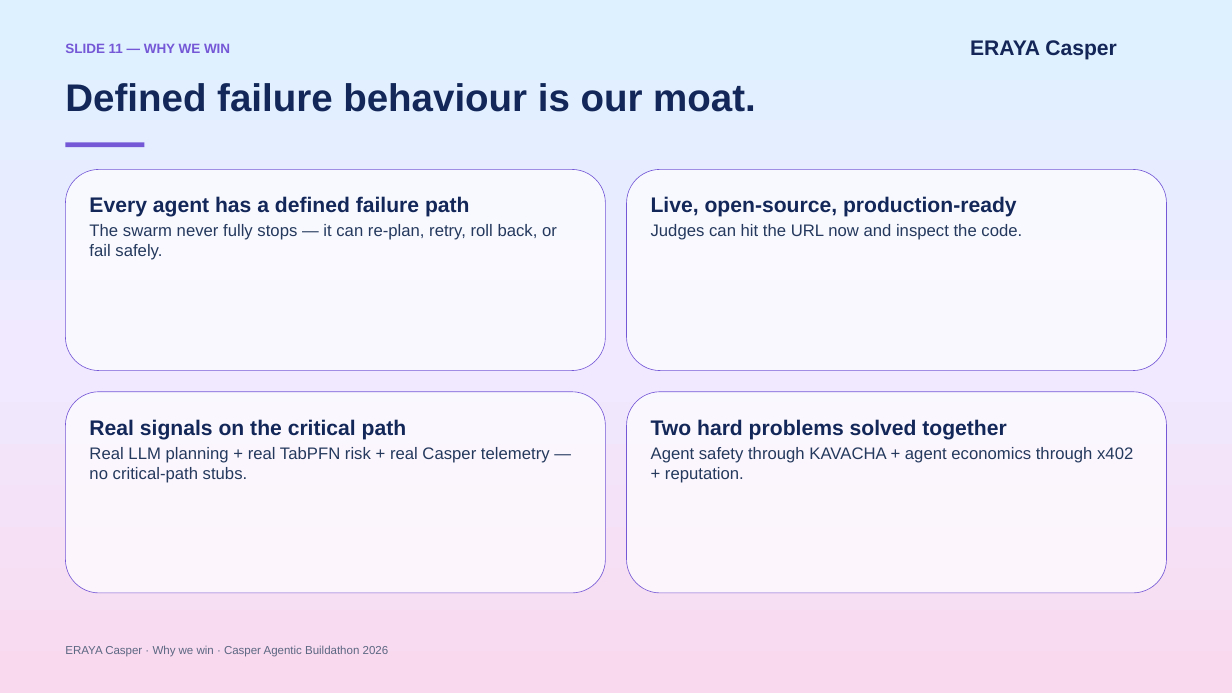
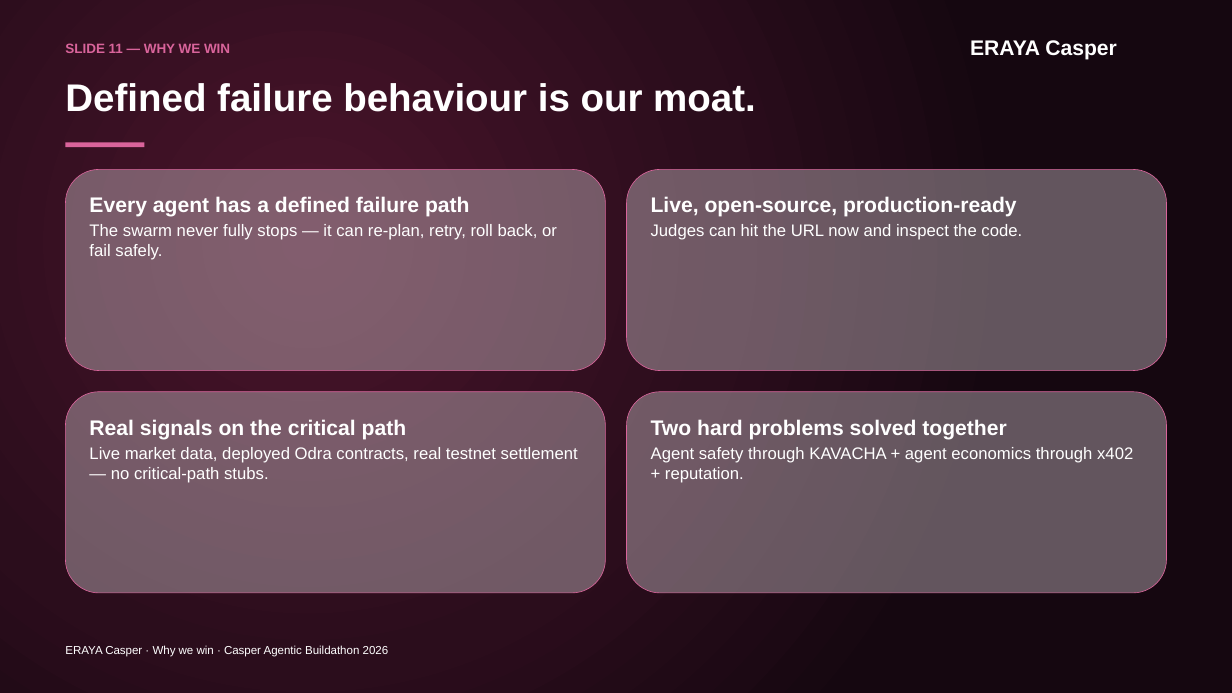
Before and after one commit to martian3062/eraya_microsoft, a slide deck: slide 11 of eraya.pptx. Drawn at 1232x693 pixels with LibreOffice and Linux fonts; fonts in the diff are those of the drawing. Boxes give left, top, right and bottom in pixels: in the first picture for what was removed or moved away, otherwise in the second. Text is boxed around its words. In the diff, an @@ line names an element or a change of style, - is before the commit and + after.

```diff
--- a/eraya.pptx
+++ b/eraya.pptx
@@ background gradient #DDF1FF to #F0E9FF to #F9D9EE to gradient #4A142B to #2B0D1C to #150710 @@
@@ text "SLIDE 11 — WHY WE ..." at box(65, 43, 230, 53): text colour #7558D6 to #D9649B @@
@@ text "ERAYA Casper" at box(970, 40, 1117, 60): text colour #142657 to #FFFFFF @@
@@ rectangle at box(65, 142, 144, 147): fill #7558D6 to #D9649B @@
@@ fill #FFFFFF at 70% opacity to #D8CCD3 at 40% opacity; outline #7558D6 0.75 pt to #D9649B 0.75 pt in 4 elements at box(65, 169, 606, 371), box(626, 169, 1167, 371), box(65, 392, 606, 593), box(626, 392, 1167, 593) @@
@@ text colour #132758 to #FFFFFF in 5 elements at box(65, 83, 756, 112), box(89, 196, 470, 217), box(651, 196, 1017, 217), box(89, 419, 407, 440), box(651, 419, 1006, 440) @@
@@ text at box(89, 447, 578, 483): text changed; text colour #24395D to #FFFFFF @@
-Real LLM planning + real TabPFN risk + real Casper telemetry — no critical-path stubs.
+Live market data, deployed Odra contracts, real testnet settlement — no critical-path stubs.
@@ text colour #24395D to #FFFFFF in 3 elements at box(89, 224, 557, 260), box(651, 224, 1022, 240), box(651, 447, 1133, 483) @@
@@ text "ERAYA Casper · Why we ..." at box(65, 645, 389, 657): text colour #5C6782 to #FFFFFF @@
```
Also in this commit, not shown: 11 other slides changed, 1 slide added, 1 slide removed, 28 other files.
